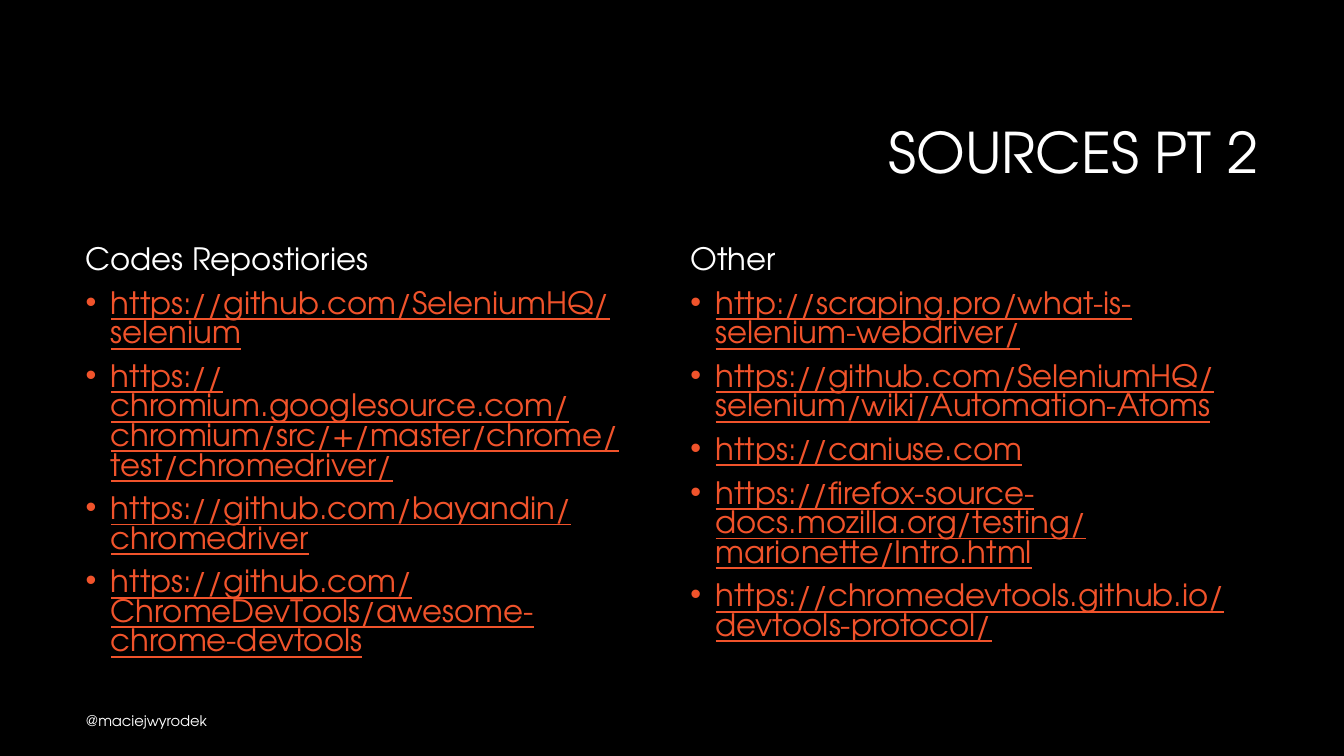
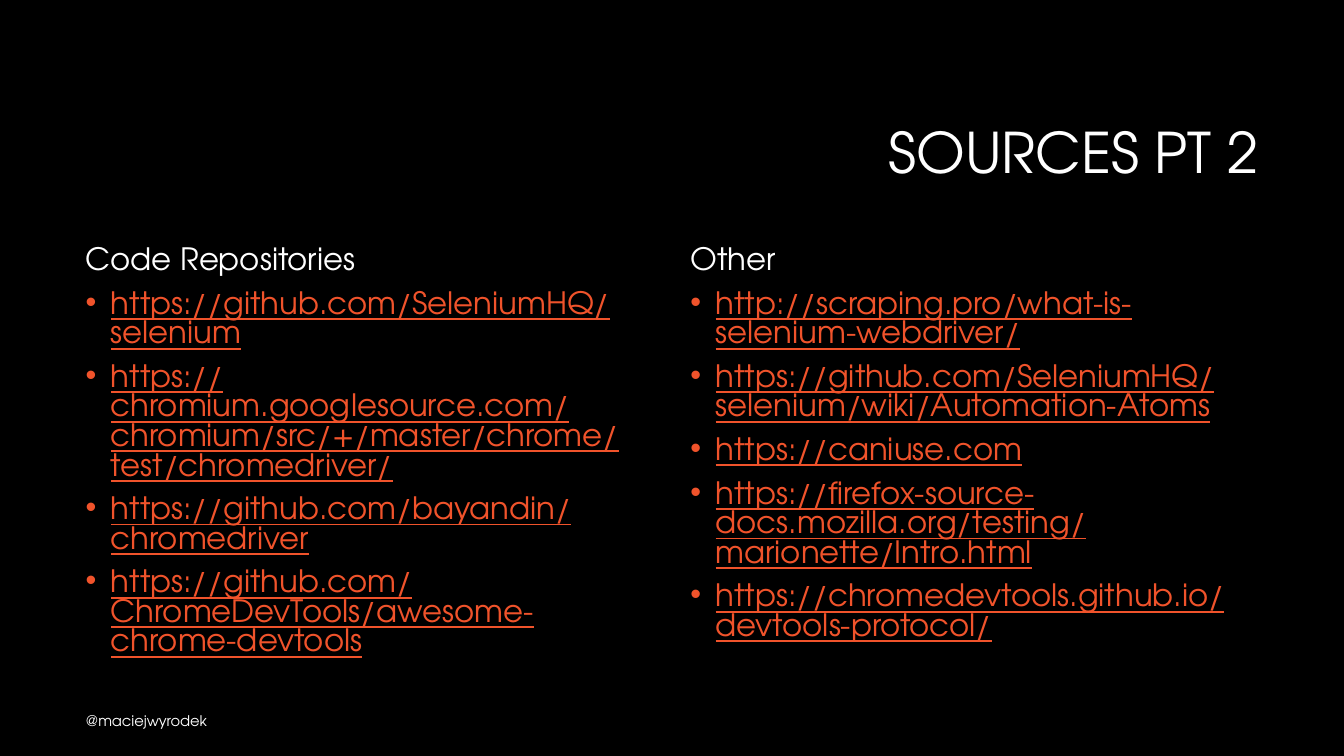
Before and after one commit to mwyrodek/SeleniumPresentation, a slide deck: slide 47 of docs/selenium.pptx (slide 45 before the commit). Drawn at 1344x756 pixels with LibreOffice and Linux fonts; fonts in the diff are those of the drawing; background and template pictures are left out. Boxes give left, top, right and bottom in pixels: in the first picture for what was removed or moved away, otherwise in the second. Text is boxed around its words. In the diff, an @@ line names an element or a change of style, - is before the commit and + after.

```diff
--- a/docs/selenium.pptx
+++ b/docs/selenium.pptx
@@ text at (86, 247, 355, 276): text changed @@
-Codes Repostiories
+Code Repositories
```
Also in this commit, not shown: 8 other slides changed, 4 slides added, 1 slide removed, 1 other file.
